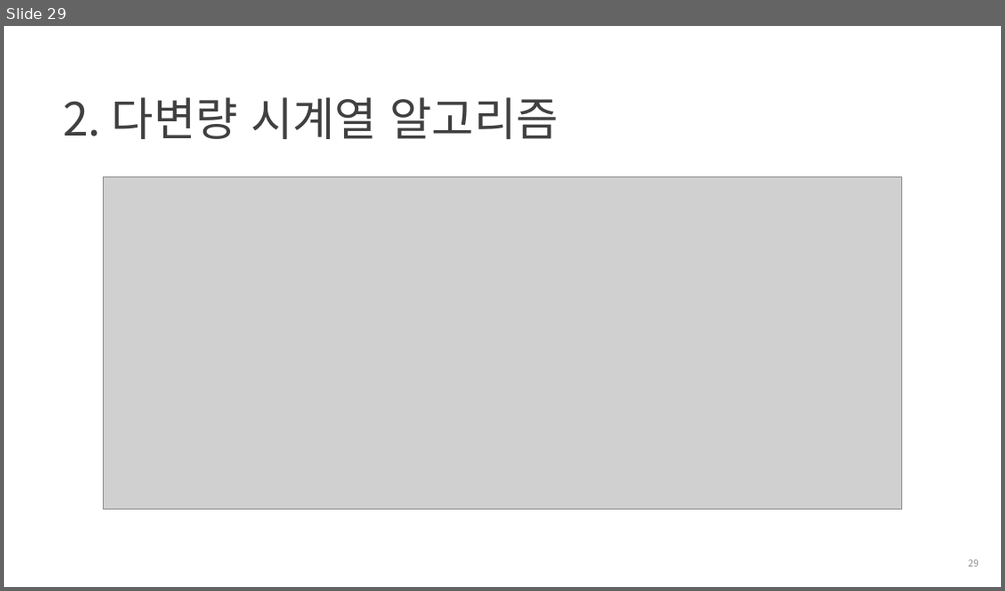
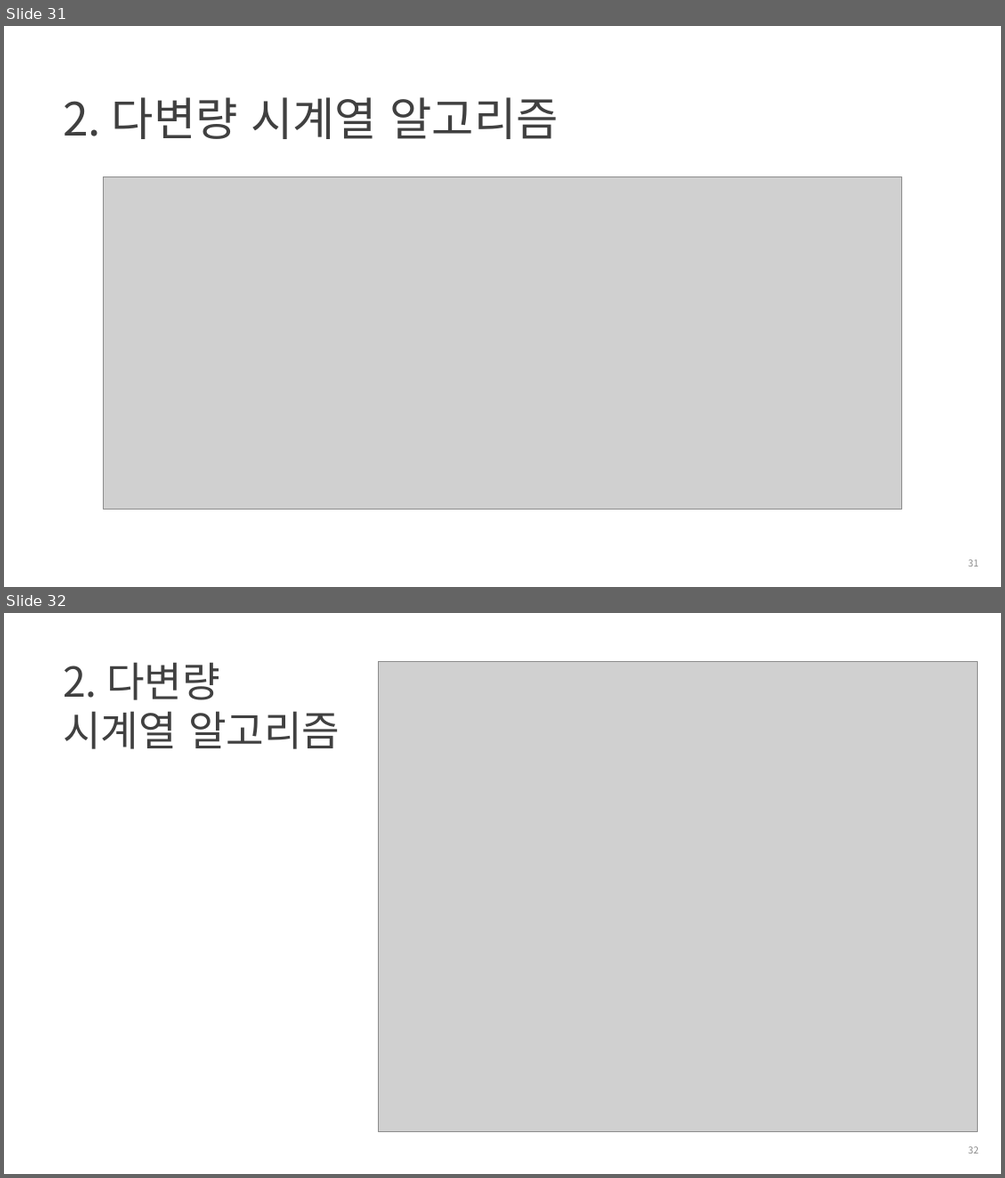
Before and after one commit to cheonbi/TimeSeriesAnalysis, a slide deck: Shared/[FastCampus] 8주차_강의자료_김경원박사.pptx. Shown one above the other, each under a label of ours: slide 29 before the commit, slides 31 and 32 after it. The pictures are 1005x591 and 1005x1178 pixels, drawn with LibreOffice and Linux fonts; fonts in the diff are those of the drawing; grey boxes stand for pictures; background and template pictures are left out. Boxes give left, top, right and bottom in pixels: in the first picture for what was removed or moved away, otherwise in the second. Text is boxed around its words. In the diff, an @@ line names an element or a change of style, - is before the commit and + after.

```diff
--- a/Shared/[FastCampus] 8주차_강의자료_김경원박사.pptx
+++ b/Shared/[FastCampus] 8주차_강의자료_김경원박사.pptx
@@ slide 32 added at (x1=4, y1=613, x2=1001, y2=1174), background #FFFFFF @@
@@ title added at (x1=63, y1=662, x2=340, y2=749), 39.6 pt, text #404040 @@
+2. 다변량
+시계열 알고리즘
@@ picture added at (x1=379, y1=662, x2=978, y2=1131) @@
@@ page number added at (x1=968, y1=1146, x2=979, y2=1153), 9 pt, text #8C8C8C @@
+32
@@ what was slide 29 is now slide 31 @@
@@ page number at (x1=968, y1=559, x2=979, y2=566): text changed @@
-29
+31
```
Also in this commit, not shown: 3 other slides added, 11 other files.
